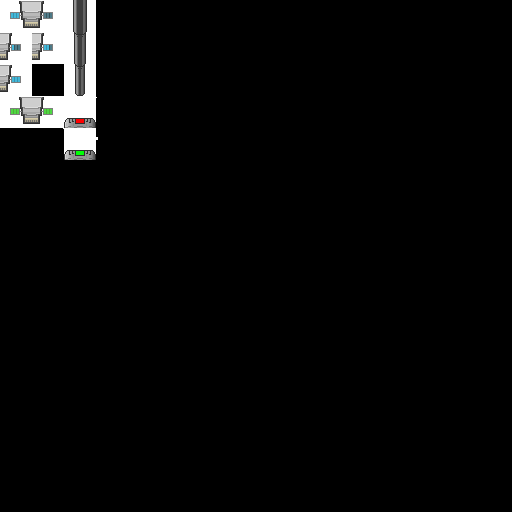
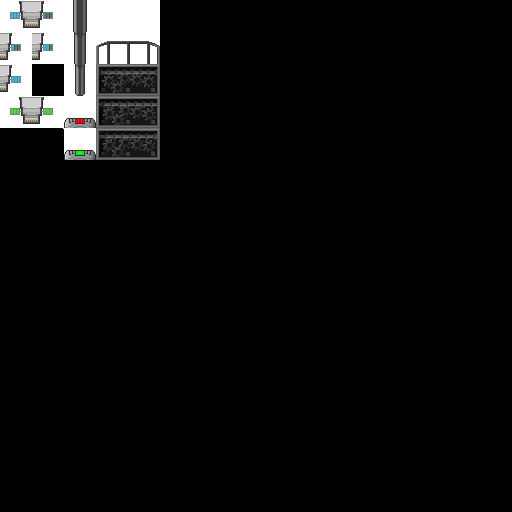
Two versions of the same layered image (512x512). Layer-by-layer changes:
painted on "Layer 8" over [96, 0, 160, 160]
